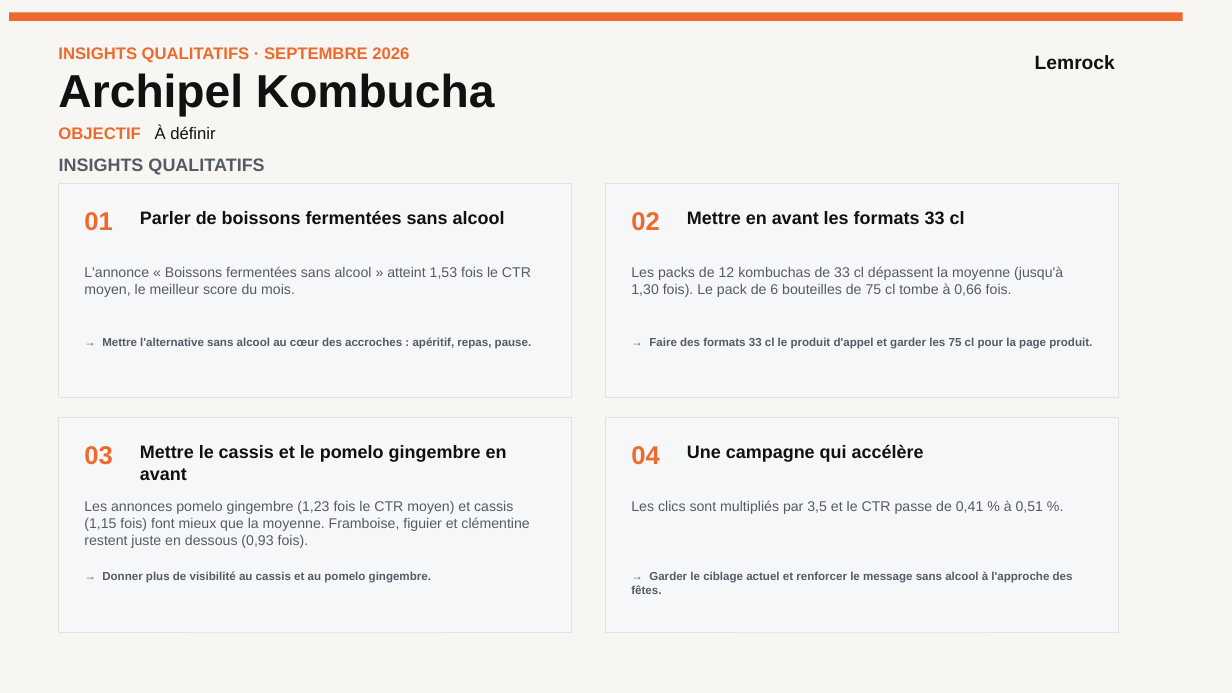
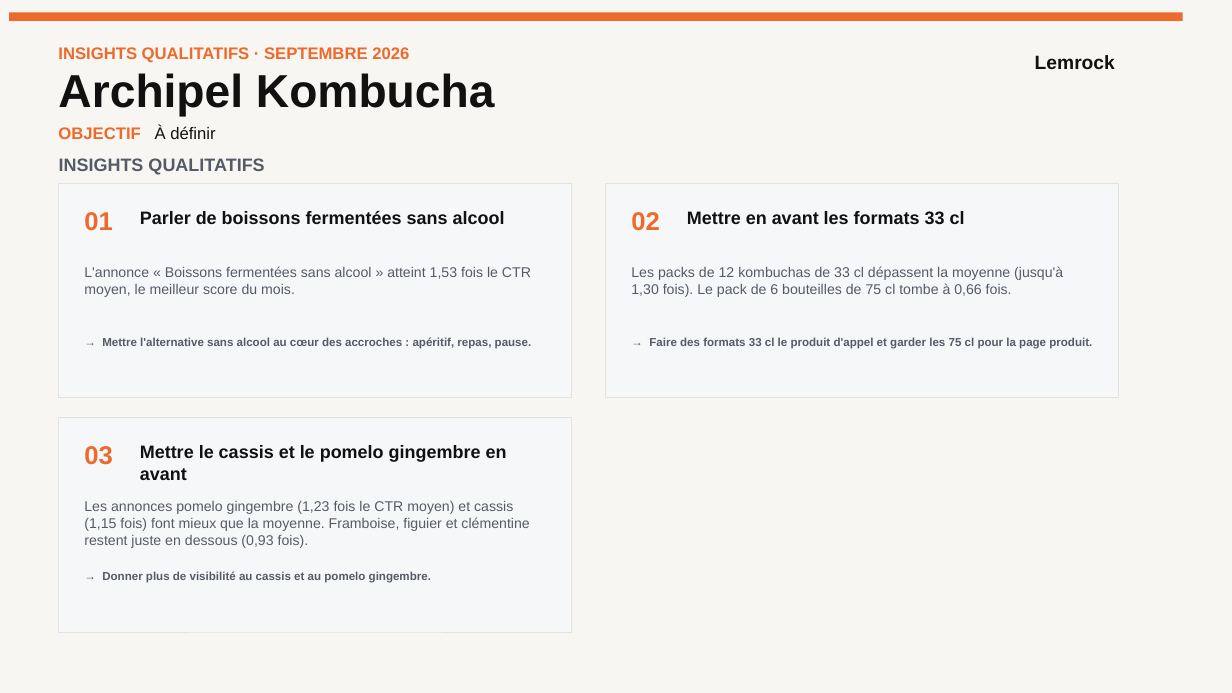
Before and after one commit to stephanemonmarson-creator/Lemrock, a slide deck: slide 4 of rapports/septembre/121026_Customer Success_Septembre 26.pptx. Drawn at 1232x693 pixels with LibreOffice and Linux fonts; fonts in the diff are those of the drawing. Boxes give left, top, right and bottom in pixels: in the first picture for what was removed or moved away, otherwise in the second. Text is boxed around its words. In the diff, an @@ line names an element or a change of style, - is before the commit and + after.

```diff
--- a/rapports/septembre/121026_Customer Success_Septembre 26.pptx
+++ b/rapports/septembre/121026_Customer Success_Septembre 26.pptx
@@ rectangle removed at box(605, 418, 1118, 632) @@
@@ text removed at box(631, 446, 660, 465) @@
-04
@@ text removed at box(687, 445, 924, 462) @@
-Une campagne qui accélère
@@ text removed at box(631, 500, 1043, 514) @@
-Les clics sont multipliés par 3,5 et le CTR passe de 0,41 % à 0,51 %.
@@ text removed at box(631, 571, 1073, 594) @@
-→ Garder le ciblage actuel et renforcer le message sans alcool à l'approche des fêtes.
```
Also in this commit, not shown: 3 other files.
